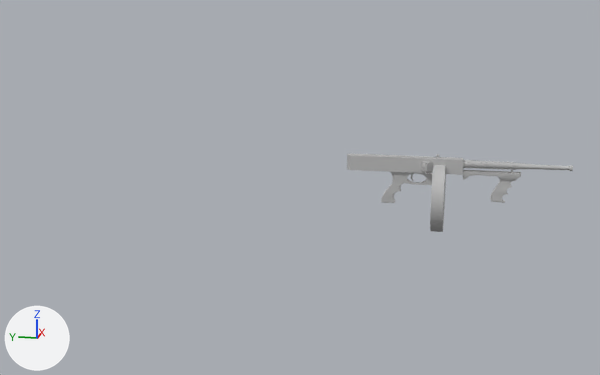
What one commit did to the FBX model Assets/FBX/ProxyModels/CarnyGun_inCM/CarnyGun_inCM.fbx.
Rendered twice from a 50 mm lens placed at (-2.642, -0.988, 1.624), pointed at (-0.296, -0.518, 1.037). Every picture has the same lights, and +X, +Y and +Z are marked at lower left. Where no turn or scale is listed for an object, it has been applied to the vertices.

Script lines for the objects in view, before the commit:
```python
ob_airmetercase1 = bpy.data.objects.new('AirMetercase1', me_mesh_004)
ob_airmetercase1.location = (-0.206, -0.883, 1.099)
ob_barrel = bpy.data.objects.new('Barrel', me_mesh_009)
ob_barrel.location = (-0.19, -0.988, 1.106)
ob_chargerhandle = bpy.data.objects.new('ChargerHandle', me_mesh)
ob_chargerhandle.location = (-0.19, -0.913, 1.126)
ob_handgaurd2 = bpy.data.objects.new('Handgaurd2', me_mesh_007)
ob_handgaurd2.location = (-0.19, -1.072, 1.041)
ob_handgaurdring = bpy.data.objects.new('handgaurdring', me_mesh_008)
ob_handgaurdring.location = (-0.19, -1.129, 1.106)
ob_magazine = bpy.data.objects.new('Magazine', me_mesh_006)
ob_magazine.location = (-0.19, -0.92, 1.002)
ob_receiver1 = bpy.data.objects.new('Receiver1', me_mesh_002)
ob_receiver1.location = (-0.19, -0.816, 1.099)
ob_triggerassemblyandgrip1 = bpy.data.objects.new('triggerassemblyandgrip1', me_mesh_010)
ob_triggerassemblyandgrip1.location = (-0.19, -0.826, 1.027)
```
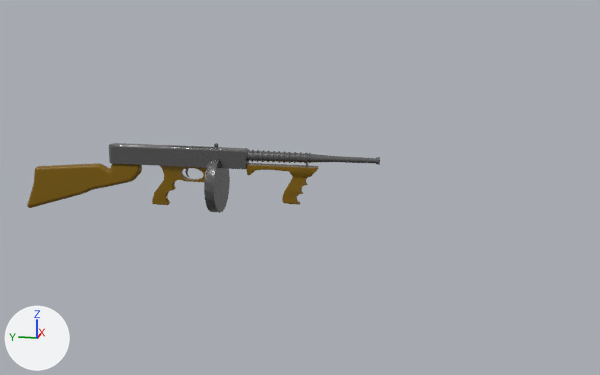
What differs and where, as boxes (x1, y1, x2, y2) in the pictures (600 x 375 px):
'Receiver1', reshaped, moved (21% wider, 17% taller)
    before: (347, 153, 463, 175)
    after: (109, 143, 249, 169)
'Buttstock', added
    after: (27, 163, 142, 208)
'Magazine', reshaped, moved (59% wider, 19% shorter)
    before: (430, 165, 446, 232)
    after: (204, 159, 230, 213)
'Barrel', recoloured, mesh rescaled, moved (22% wider, 23% taller)
    before: (463, 159, 573, 171)
    after: (246, 150, 380, 165)
'Handgaurd2', recoloured, mesh rescaled, moved (24% wider, 26% taller)
    before: (463, 170, 521, 203)
    after: (246, 163, 318, 205)
'triggerassemblyandgrip1', recoloured, mesh rescaled, moved
    before: (381, 172, 432, 203)
    after: (152, 166, 207, 205)
'AirMetercase1', deleted
    before: (421, 161, 433, 172)
'handgaurdring', recoloured, moved
    before: (511, 162, 513, 173)
    after: (305, 153, 308, 167)
'ChargerHandle', moved
    before: (397, 154, 439, 158)
    after: (167, 143, 218, 148)
'Trigger', moved (not visible before)
    after: (185, 168, 189, 177)

The change, as a diff of the scene's bpy script:
```diff
--- a/Assets/FBX/ProxyModels/CarnyGun_inCM/CarnyGun_inCM.fbx.py
+++ b/Assets/FBX/ProxyModels/CarnyGun_inCM/CarnyGun_inCM.fbx.py
@@ me_mesh_006 @@
-me_mesh_006.from_pydata(...)  # 42 vertices, 60 faces; spans x -0.104..0.104, y -0.018..0.018, z -0.104..0.104
-me_mesh_006.materials.append(mat_lambert14)  # grey #bcbcbc
+me_mesh_006.from_pydata(...)  # 122 vertices, 140 faces; spans x -0.079..0.079, y -0.014..0.014, z -0.079..0.079
+# me_mesh_006 part 3: 42 vertices removed from x -0.104..0.104, y -0.018..0.018, z -0.104..0.104; 122 vertices added at x -0.079..0.079, y -0.014..0.014, z -0.079..0.079
+me_mesh_006.materials.append(mat_gunmetal)  # grey #767676
@@ me_mesh_007 @@
 me_mesh_007.from_pydata(...)  # 493 vertices, 661 faces; spans x -0.013..0.013, y -0.083..0.083, z -0.046..0.046
-me_mesh_007.materials.append(mat_lambert14)  # grey #bcbcbc
+# me_mesh_007 part 2: the whole mesh is scaled about its middle by 1.2
+me_mesh_007.materials.append(mat_wood)  # yellow #7f5f00
@@ me_mesh_009 @@
 me_mesh_009.from_pydata(...)  # 1702 vertices, 1720 faces; spans x -0.014..0.014, y -0.309..0.01, z -0.014..0.014
-me_mesh_009.materials.append(mat_lambert14)  # grey #bcbcbc
+# me_mesh_009 part 5: the whole mesh is scaled about the mesh origin by 1.2
+me_mesh_009.materials.append(mat_gunmetal)  # grey #767676
@@ me_mesh_008 @@
 me_mesh_008.from_pydata(...)  # 48 vertices, 66 faces; spans x -0.0117..0.0117, y -0.0017..0.0017, z -0.027..0.0117
-me_mesh_008.materials.append(mat_lambert14)  # grey #bcbcbc
+me_mesh_008.materials.append(mat_gunmetal)  # grey #767676
@@ me_mesh_002 @@
-me_mesh_002.from_pydata(...)  # 44 vertices, 66 faces; spans x -0.016..0.016, y -0.172..0.172, z -0.022..0.022
-me_mesh_002.materials.append(mat_lambert14)  # grey #bcbcbc
+me_mesh_002.from_pydata(...)  # 76 vertices, 98 faces; spans x -0.019..0.019, y -0.207..0.207, z -0.027..0.027
+# me_mesh_002 part 1: 44 vertices removed from x -0.016..0.016, y -0.172..0.172, z -0.022..0.022; 76 vertices added at x -0.019..0.019, y -0.207..0.207, z -0.027..0.027
+me_mesh_002.materials.append(mat_gunmetal)  # grey #767676
@@ me_mesh_010 @@
 me_mesh_010.from_pydata(...)  # 293 vertices, 426 faces; spans x -0.009..0.009, y -0.077..0.077, z -0.05..0.05
-me_mesh_010.materials.append(mat_lambert14)  # grey #bcbcbc
+# me_mesh_010 part 4: the whole mesh is scaled about its middle by 1.2
+me_mesh_010.materials.append(mat_wood)  # yellow #7f5f00
@@ ob_magazine @@
 ob_magazine = bpy.data.objects.new('Magazine', me_mesh_006)
-ob_magazine.location = (-0.19, -0.92, 1.002)
+ob_magazine.location = (-0.43, -0.305, 1.068)
@@ ob_handgaurd2 @@
 ob_handgaurd2 = bpy.data.objects.new('Handgaurd2', me_mesh_007)
-ob_handgaurd2.location = (-0.19, -1.072, 1.041)
+ob_handgaurd2.location = (-0.43, -0.495, 1.077)
@@ ob_barrel @@
 ob_barrel = bpy.data.objects.new('Barrel', me_mesh_009)
-ob_barrel.location = (-0.19, -0.988, 1.106)
+ob_barrel.location = (-0.43, -0.395, 1.155)
@@ ob_handgaurdring @@
 ob_handgaurdring = bpy.data.objects.new('handgaurdring', me_mesh_008)
-ob_handgaurdring.location = (-0.19, -1.129, 1.106)
+ob_handgaurdring.location = (-0.43, -0.564, 1.155)
@@ ob_receiver1 @@
 ob_receiver1 = bpy.data.objects.new('Receiver1', me_mesh_002)
-ob_receiver1.location = (-0.19, -0.816, 1.099)
+ob_receiver1.location = (-0.43, -0.188, 1.147)
@@ ob_triggerassemblyandgrip1 @@
 ob_triggerassemblyandgrip1 = bpy.data.objects.new('triggerassemblyandgrip1', me_mesh_010)
-ob_triggerassemblyandgrip1.location = (-0.19, -0.826, 1.027)
+ob_triggerassemblyandgrip1.location = (-0.43, -0.2, 1.06)
@@ ob_trigger @@
 ob_trigger = bpy.data.objects.new('Trigger', me_mesh_011)
-ob_trigger.location = (-0.19, -0.837, 1.072)
+ob_trigger.location = (0.086, 0.411, -0.128)
@@ ob_airmetercase1 @@
-ob_airmetercase1 = bpy.data.objects.new('AirMetercase1', me_mesh_004)
@@ ob_chargerhandle @@
 ob_chargerhandle = bpy.data.objects.new('ChargerHandle', me_mesh)
-ob_chargerhandle.location = (-0.19, -0.913, 1.126)
+ob_chargerhandle.location = (-0.43, -0.305, 1.179)
@@ ob_buttstock @@
+ob_buttstock = bpy.data.objects.new('Buttstock', me_mesh_008_1)  # 470 vertices, 464 faces; spans x -0.014..0.014, y -0.045..0.321, z -0.138..0.013; in mat_wood (yellow #7f5f00)
+ob_buttstock.location = (-0.43, -0.033, 1.107)
```
